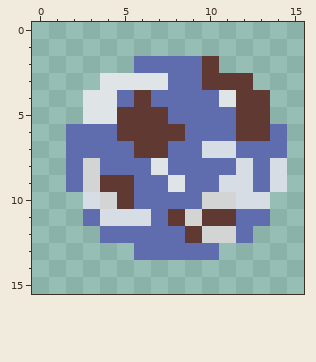
A pixel-art sprite gets an edit: PNG/earth 1.png. Above: the version before the commit.
The file is 16x16 pixels.
Once edited:
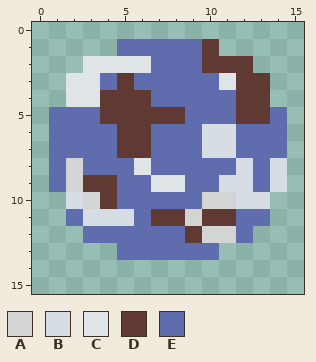
Palette (. is transparent): A #d3d5d5  B #d6dde5  C #dfe5e6  D #613933  E #5f6cad
Change:
{"y":1,"x":5,"old":"......","new":"EEEEED"}
{"y":2,"x":3,"old":"...E","new":"CCCC"}
{"y":2,"x":11,"old":"..","new":"DD"}
{"y":3,"x":2,"old":"..CCCC","new":"CCEDEE"}
{"y":3,"x":10,"old":"DD","new":"EC"}
{"y":3,"x":13,"old":".","new":"D"}
{"y":4,"x":2,"old":".","new":"C"}
{"y":4,"x":4,"old":"CE","new":"DD"}
{"y":4,"x":11,"old":"C","new":"E"}
{"y":5,"x":1,"old":"..CC","new":"EEED"}
{"y":5,"x":8,"old":"E","new":"D"}
{"y":5,"x":14,"old":".","new":"E"}
{"y":6,"x":1,"old":".","new":"E"}
{"y":6,"x":7,"old":"DD","new":"EE"}
{"y":6,"x":10,"old":"EEDD","new":"BBEE"}
{"y":7,"x":1,"old":".","new":"E"}
{"y":7,"x":5,"old":"E","new":"D"}
{"y":7,"x":7,"old":"D","new":"E"}
{"y":8,"x":1,"old":".EA","new":"EAE"}
{"y":8,"x":6,"old":"EC","new":"CE"}
{"y":9,"x":1,"old":".EA","new":"EAD"}
{"y":9,"x":5,"old":"D","new":"E"}
{"y":9,"x":7,"old":"E","new":"C"}
{"y":10,"x":2,"old":".BAD","new":"BADE"}
{"y":11,"x":2,"old":".E","new":"EB"}
{"y":11,"x":6,"old":"BE","new":"ED"}
{"y":12,"x":3,"old":".","new":"E"}
{"y":13,"x":5,"old":".","new":"E"}
{"label":"changed","picture_box":[49,39,287,260]}
